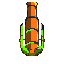
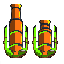
Comparing the layer stacks of the two 64 × 64 images. Changes:
added layer "Paint Layer 2 (pasted)" (1st of 2) above "Paint Layer 2 (pasted)" over [3, 2, 64, 64]
painted on "Paint Layer 2 (pasted)" (2nd of 2) over [0, 2, 64, 64]
